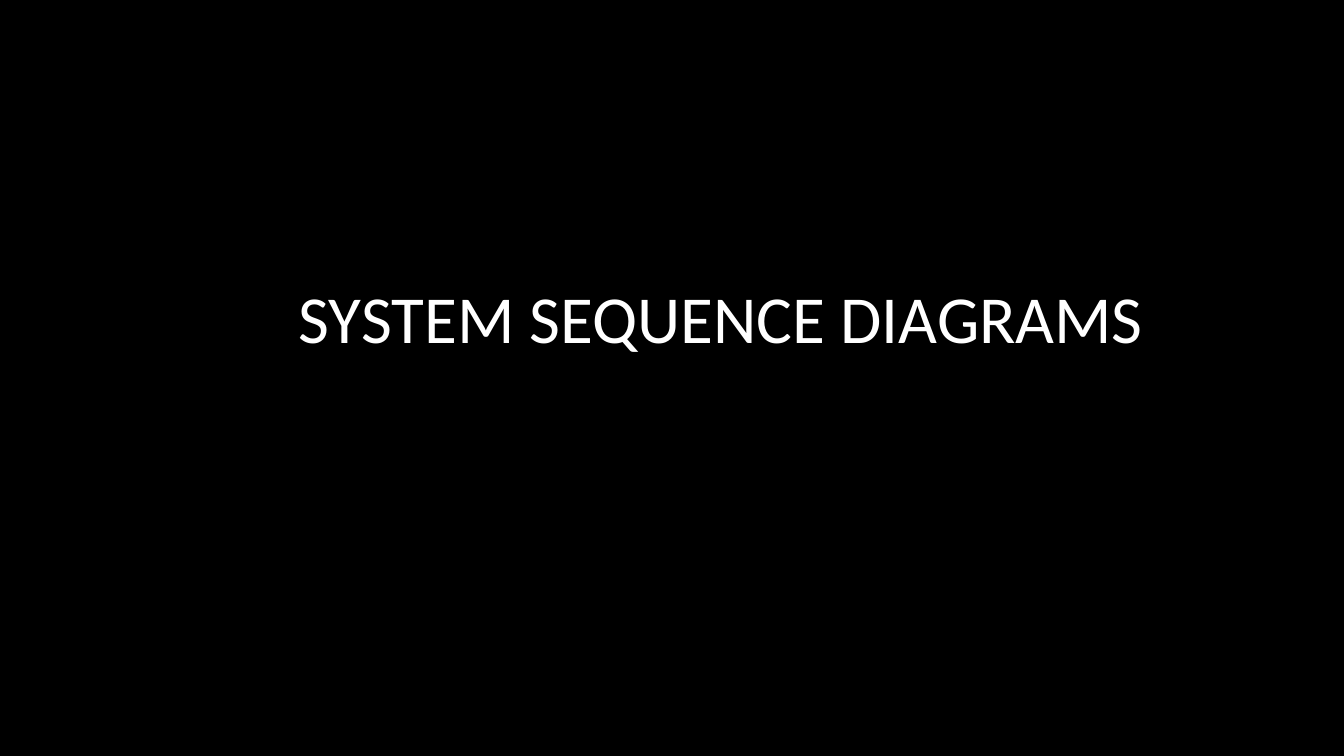
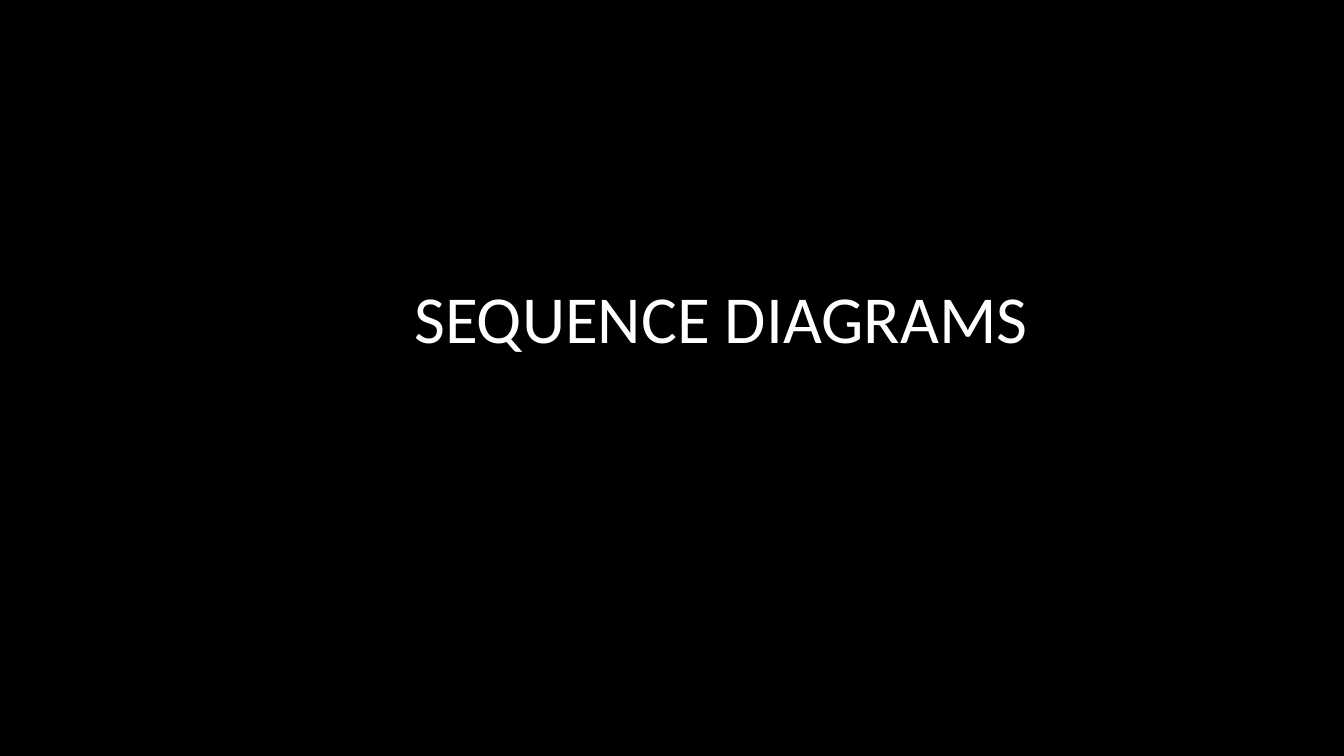
Before and after one commit to AmitBharadia/fa18-202-code-for-fun, a slide deck: slide 11 of CMPE 202.pptx (slide 9 before the commit). Drawn at 1344x756 pixels with LibreOffice and Linux fonts; fonts in the diff are those of the drawing; background and template pictures are left out. Boxes give left, top, right and bottom in pixels: in the first picture for what was removed or moved away, otherwise in the second. Text is boxed around its words. In the diff, an @@ line names an element or a change of style, - is before the commit and + after.

```diff
--- a/CMPE 202.pptx
+++ b/CMPE 202.pptx
@@ title at <box>414,299,1027,352</box>: text changed @@
-SYSTEM SEQUENCE DIAGRAMS
+SEQUENCE DIAGRAMS
```
Also in this commit, not shown: 1 other slide changed, 6 slides added, 1 slide removed, 8 other files.
